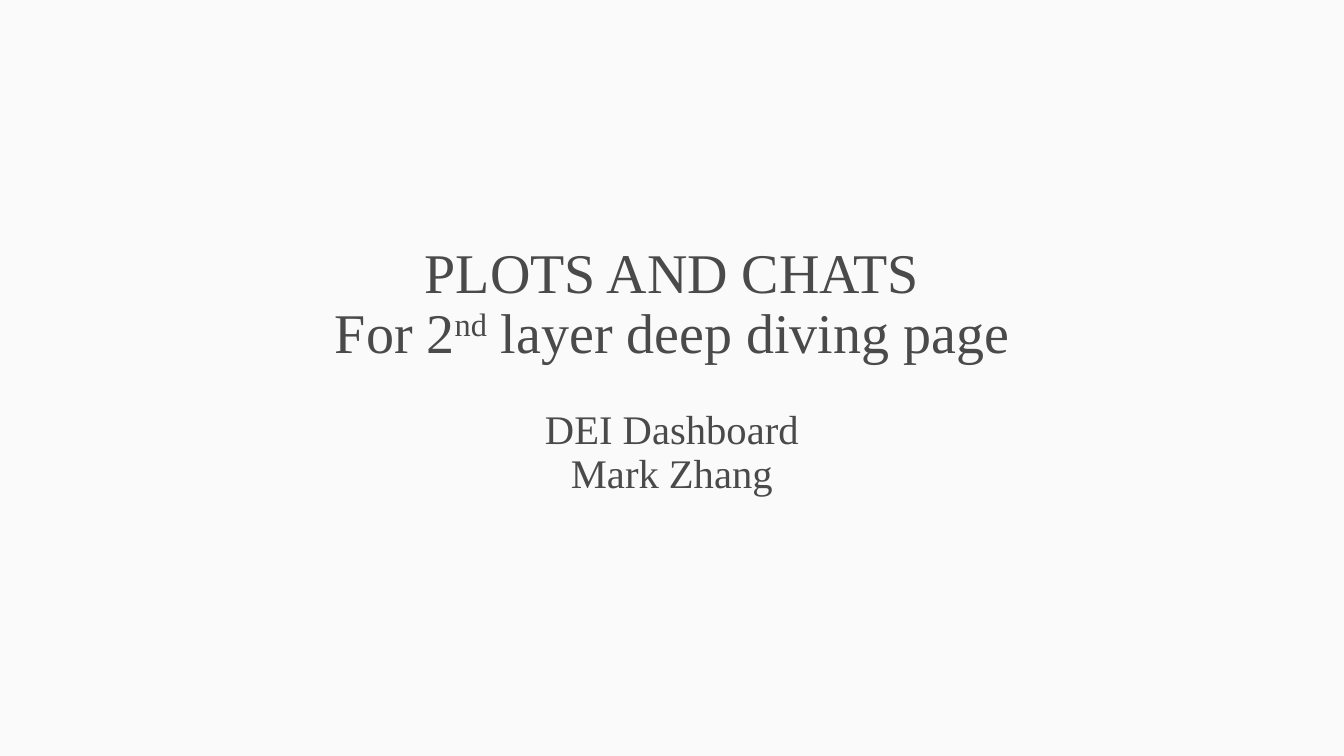
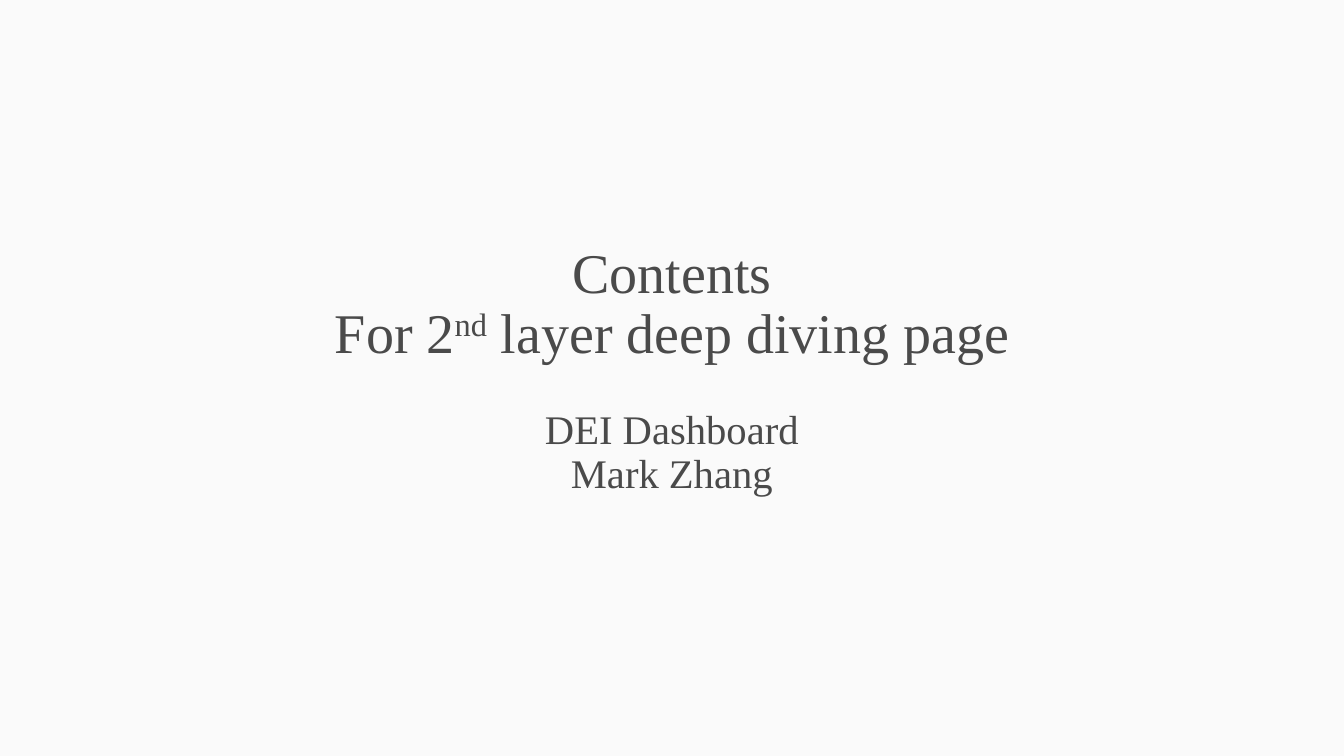
Before and after one commit to p33chicago/P33-DEI-dashboard-project, a slide deck: slide 1 of docs/Deep diving plots.pptx. Drawn at 1344x756 pixels with LibreOffice and Linux fonts; fonts in the diff are those of the drawing. Boxes give left, top, right and bottom in pixels: in the first picture for what was removed or moved away, otherwise in the second. Text is boxed around its words. In the diff, an @@ line names an element or a change of style, - is before the commit and + after.

```diff
--- a/docs/Deep diving plots.pptx
+++ b/docs/Deep diving plots.pptx
@@ text at (572,256,771,294): text changed @@
-PLOTS AND CHATS
+Contents
```
Also in this commit, not shown: 1 other slide changed, 1 slide added, 1 other file.
